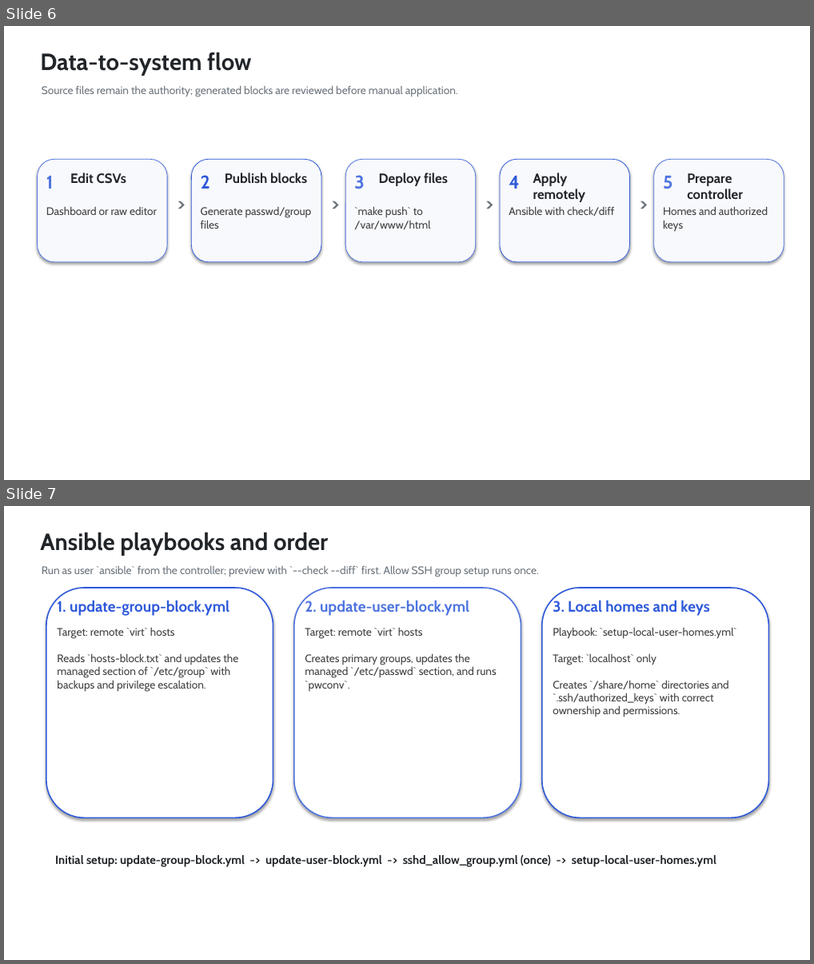
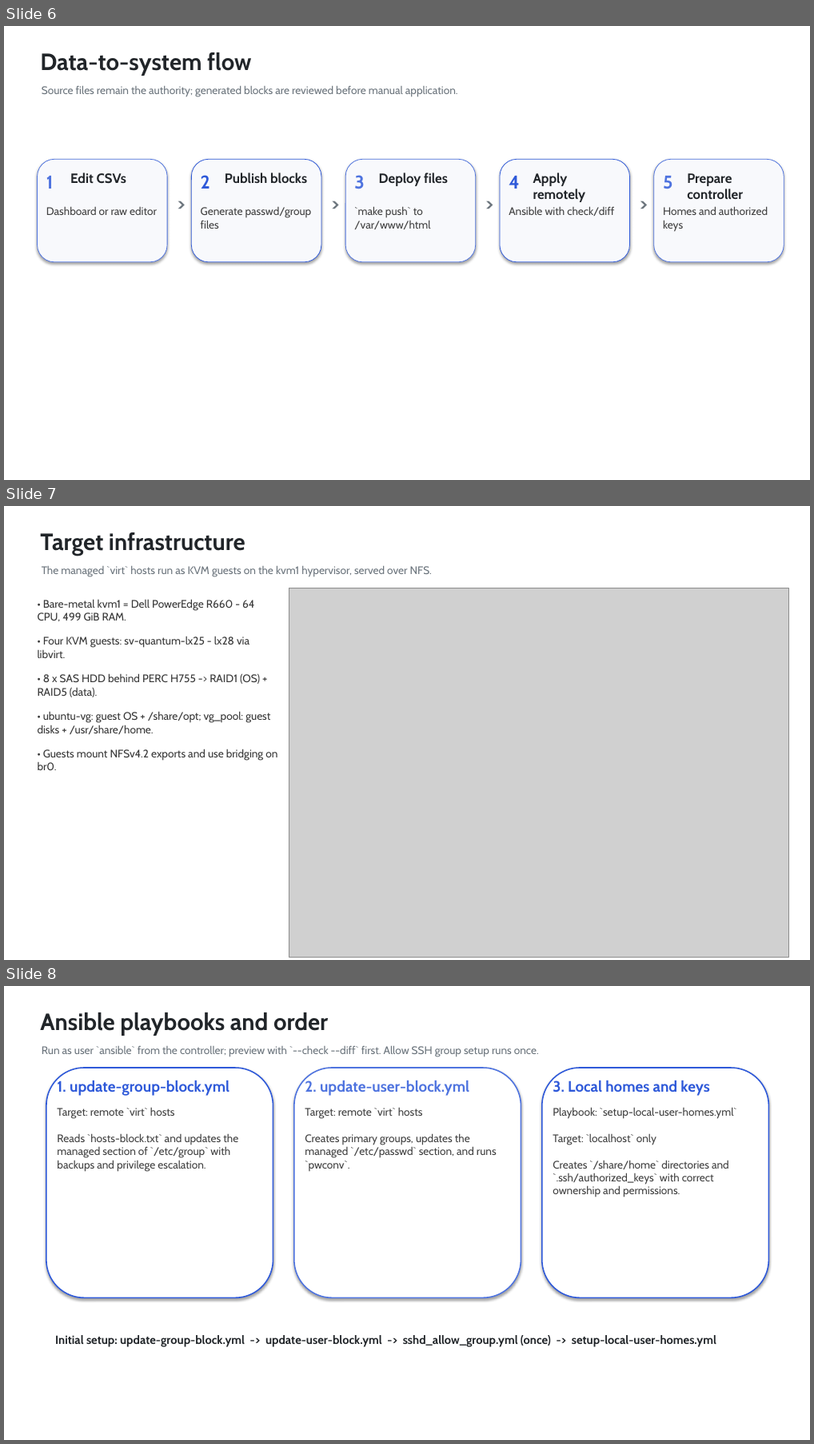
Before and after one commit to tomsandholm/csv-user-manager, a slide deck: docs/csv-user-manager-presentation.pptx. Shown one above the other, each under a label of ours: slides 6 and 7 before the commit, slides 6, 7 and 8 after it. The pictures are 814x964 and 814x1444 pixels, drawn with LibreOffice and Linux fonts; fonts in the diff are those of the drawing; grey boxes stand for pictures. Boxes give left, top, right and bottom in pixels: in the first picture for what was removed or moved away, otherwise in the second. Text is boxed around its words. In the diff, an @@ line names an element or a change of style, - is before the commit and + after.

Commit message:
clean up images and presentation

```diff
--- a/docs/csv-user-manager-presentation.pptx
+++ b/docs/csv-user-manager-presentation.pptx
@@ slide 7 added at box(4, 506, 810, 960), background #FFFFFF @@
@@ text added at box(40, 532, 246, 556), 28 pt, text #212529, bold @@
+Target infrastructure
@@ text added at box(42, 566, 432, 577), 13 pt, text #6C757D @@
+The managed `virt` hosts run as KVM guests on the kvm1 hypervisor, served over NFS.
@@ text added at box(38, 599, 254, 621), 13 pt, text #373737 @@
+• Bare-metal kvm1 = Dell PowerEdge R660 - 64 CPU, 499 GiB RAM.
@@ picture added at box(289, 588, 790, 956) @@
@@ text added at box(38, 636, 250, 658), 13 pt, text #373737 @@
+• Four KVM guests: sv-quantum-lx25 - lx28 via libvirt.
@@ text added at box(38, 673, 260, 697), 13 pt, text #373737 @@
+• 8 x SAS HDD behind PERC H755 -> RAID1 (OS) + RAID5 (data).
@@ text added at box(38, 711, 270, 734), 13 pt, text #373737 @@
+• ubuntu-vg: guest OS + /share/opt; vg_pool: guest disks + /usr/share/home.
@@ text added at box(38, 748, 278, 770), 13 pt, text #373737 @@
+• Guests mount NFSv4.2 exports and use bridging on br0.
@@ what was slide 7 is now slide 8 @@
```
Also in this commit, not shown: 1 other file.
